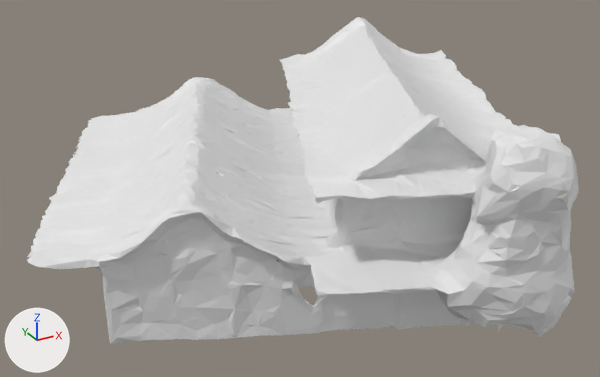
Two versions of the glTF model data/seg01/scene/meshes/o0557.glb, one commit apart.
Camera for both pictures: a 50 mm lens placed at (-8.05, -14.35, 8.57), pointed at (-0.25, -0.17, 1.48). Arrows for +X, +Y and +Z are at lower left; the lights stay in place. The picture after the commit comes second. Materials are left out; every surface is plain grey. Vertices at exactly the same position are counted once.

Script lines for the objects in view, before the commit:
```python
me_painted = bpy.data.meshes.new('painted')
me_painted.from_pydata(...)  # 2966 vertices, 4509 faces; spans x -6.08..5.79, y -6.01..4.67, z 0.05..4.18
me_painted.materials.append(mat_material_0)
me_roof = bpy.data.meshes.new('roof')
me_roof.from_pydata(...)  # 2587 vertices, 2956 faces; spans x -6.08..6.08, y -5.9..6.01, z 0.01..4.18
me_roof.materials.append(mat_material_1)
me_wall = bpy.data.meshes.new('wall')
me_wall.from_pydata(...)  # 6856 vertices, 12520 faces; spans x -6.08..6.08, y -5.93..6.01, z 0.0..4.06
me_wall.materials.append(mat_material_2)
ob_painted = bpy.data.objects.new('painted', me_painted)
ob_painted.location = (0.0, 0.0, 0.0)
ob_roof = bpy.data.objects.new('roof', me_roof)
ob_roof.location = (0.0, 0.0, 0.0)
ob_wall = bpy.data.objects.new('wall', me_wall)
ob_wall.location = (0.0, 0.0, 0.0)
```
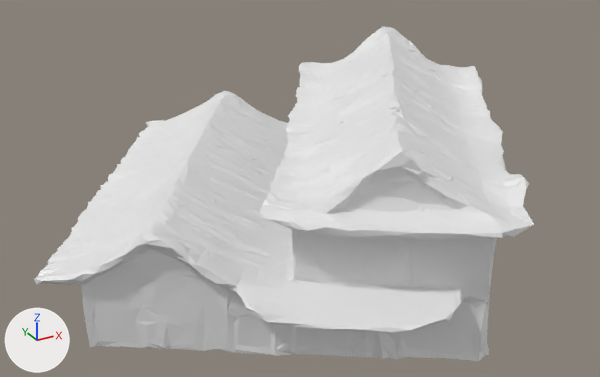
Boxes [x1, y1, x2, y2] around the edits, measured in the pictures (600 x 377 px; the box of a moved part takes in the faces that stretch with it):
'painted', reshaped (10% narrower)
    before: [28, 19, 579, 344]
    after: [38, 27, 534, 359]
'roof', reshaped (10% narrower, 14% taller)
    before: [27, 17, 574, 298]
    after: [34, 40, 525, 361]
'wall', reshaped (mostly hidden)
    before: [28, 30, 574, 340]
    after: [34, 69, 492, 361]
part 1 of me_painted, rebuilt (10% wider)
    before: [28, 93, 445, 344]
    after: [38, 102, 497, 359]
part 2 of me_painted, rebuilt (6% narrower, 21% shorter)
    before: [285, 19, 579, 290]
    after: [259, 27, 534, 240]
part 3 of me_roof, rebuilt
    before: [47, 77, 338, 252]
    after: [84, 91, 293, 280]
part 4 of me_roof, deleted
    before: [27, 68, 574, 298]
part 5 of me_roof, cut back
    before: [280, 17, 519, 195]
    after: [34, 40, 525, 361]
part 6 of me_wall, deleted
    before: [118, 30, 512, 231]
part 7 of me_wall, moved or reshaped (mostly hidden)
    before: [28, 60, 574, 340]
    after: [34, 71, 492, 361]

Patch to the scene script:
```diff
--- a/data/seg01/scene/meshes/o0557.glb.py
+++ b/data/seg01/scene/meshes/o0557.glb.py
@@ me_painted @@
 # used by ob_painted; location = (0.0, 0.0, 0.0)
-me_painted.from_pydata(...)  # 2966 vertices, 4509 faces; spans x -6.08..5.79, y -6.01..4.67, z 0.05..4.18
+me_painted.from_pydata(...)  # 2811 vertices, 4164 faces; spans x -5.95..5.48, y -5.68..4.27, z 0.02..3.86
+# me_painted part 1: the loose piece of 1264 vertices spanning x -6.08..0.86, y -5.0..4.67, z 0.05..2.82 is rebuilt with 1524 vertices and now spans x -5.95..5.48, y -5.5..4.09, z 0.02..2.54
+# me_painted part 2: the loose piece of 1263 vertices spanning x -1.96..5.59, y -6.01..3.41, z 1.51..4.18 is rebuilt with 1277 vertices and now spans x -2.78..5.47, y -5.68..3.8, z 2.53..3.86
+# other edits to the shape of me_painted do not show in these pictures
@@ me_roof @@
 # used by ob_roof; location = (0.0, 0.0, 0.0)
-me_roof.from_pydata(...)  # 2587 vertices, 2956 faces; spans x -6.08..6.08, y -5.9..6.01, z 0.01..4.18
+me_roof.from_pydata(...)  # 2490 vertices, 2765 faces; spans x -6.05..6.05, y -5.5..5.68, z 0.0..3.86
+# me_roof part 3: the loose piece of 1084 vertices spanning x -5.33..5.11, y -3.37..6.01, z 1.51..2.66 is rebuilt with 1037 vertices and now spans x -5.13..3.01, y -3.43..5.68, z 1.34..2.36
+# me_roof part 4: 130 loose pieces with 841 vertices, spanning x -6.08..5.59, y -5.9..5.3, z 0.01..3.91, are deleted
+# me_roof part 5: 662 vertices removed from x -1.31..6.08, y -5.29..4.3, z 1.46..4.18; 1453 vertices added at x -6.05..6.05, y -5.5..5.0, z 0.0..3.86
@@ me_wall @@
 # used by ob_wall; location = (0.0, 0.0, 0.0)
-me_wall.from_pydata(...)  # 6856 vertices, 12520 faces; spans x -6.08..6.08, y -5.93..6.01, z 0.0..4.06
+me_wall.from_pydata(...)  # 7107 vertices, 13065 faces; spans x -6.05..6.05, y -5.68..5.68, z 0.0..3.81
+# me_wall part 6: 24 loose pieces with 79 vertices, spanning x -5.73..4.15, y -5.62..4.55, z 1.63..3.98, are deleted
+# me_wall part 7: 1 vertex moved within x 0.65, y 3.22, z 1.45; 6776 vertices removed from x -6.08..6.08, y -5.93..6.01, z 0.0..4.06; 7106 vertices added at x -6.05..6.05, y -5.68..5.68, z 0.0..3.81
```
